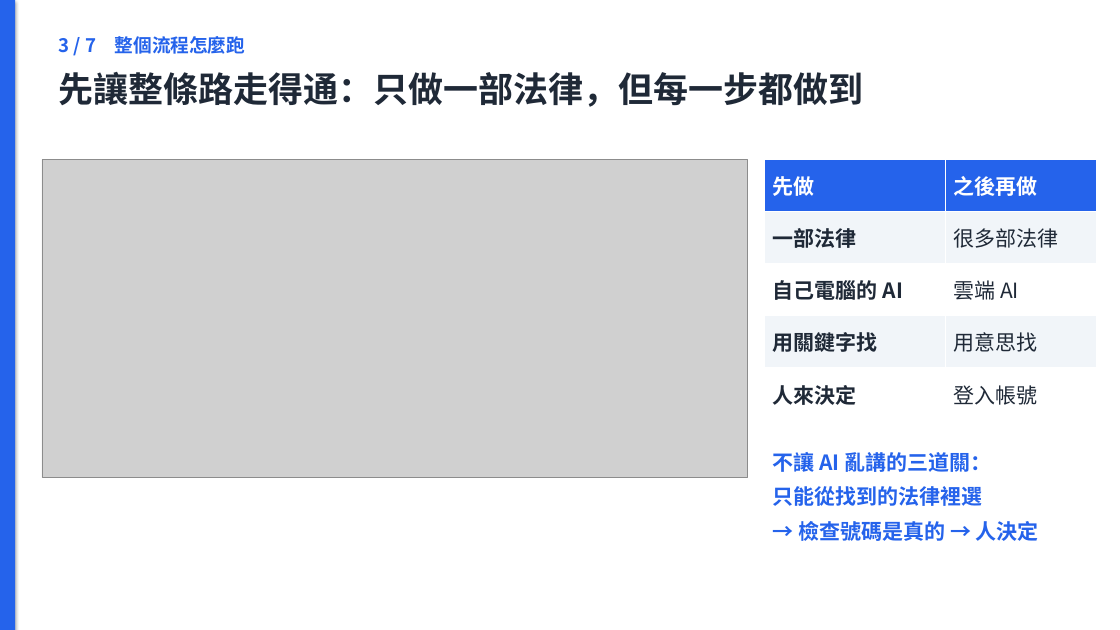
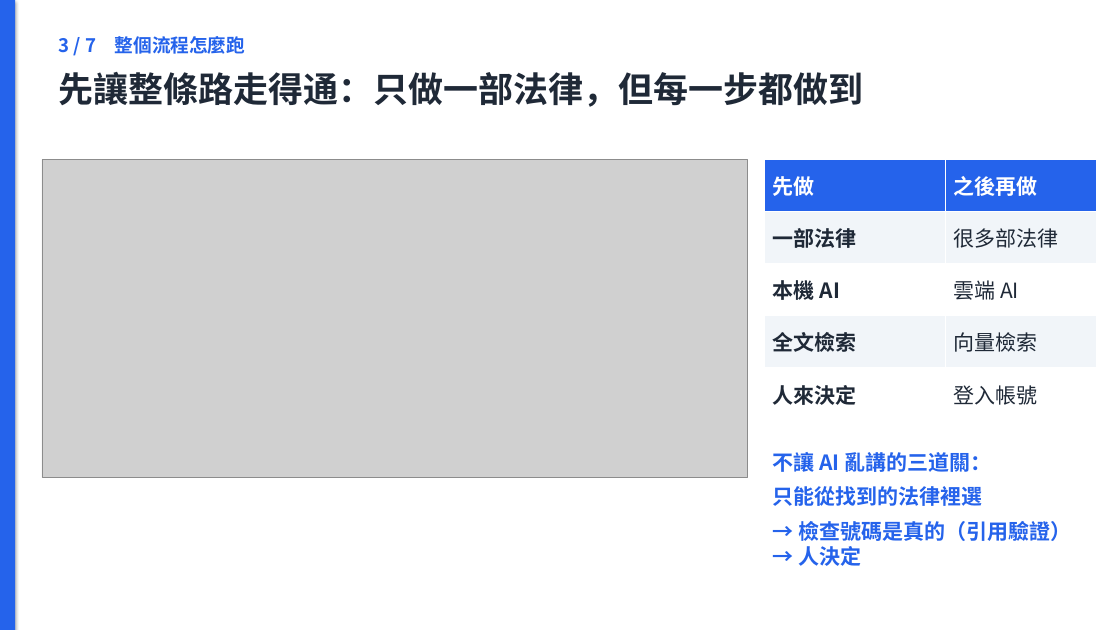
Before and after one commit to jaylooloomi/contract-check, a slide deck: slide 5 of docs/deck/合約外規檢查_簡報.pptx. Drawn at 1120x630 pixels with LibreOffice and Linux fonts; fonts in the diff are those of the drawing; grey boxes stand for pictures. Boxes give left, top, right and bottom in pixels: in the first picture for what was removed or moved away, otherwise in the second. Text is boxed around its words. In the diff, an @@ line names an element or a change of style, - is before the commit and + after.

```diff
--- a/docs/deck/合約外規檢查_簡報.pptx
+++ b/docs/deck/合約外規檢查_簡報.pptx
@@ table at <box>765,160,1096,420</box> @@
-row 3, column 1: 自己電腦的 AI
+row 3, column 1: 本機 AI
-row 4, column 1: 用關鍵字找
+row 4, column 1: 全文檢索
-row 4, column 2: 用意思找
+row 4, column 2: 向量檢索
@@ text at <box>798,521,1071,566</box>: text changed @@
-→ 檢查號碼是真的 → 人決定
+→ 檢查號碼是真的（引用驗證）→ 人決定
```
Also in this commit, not shown: 8 other slides changed, 20 other files.
